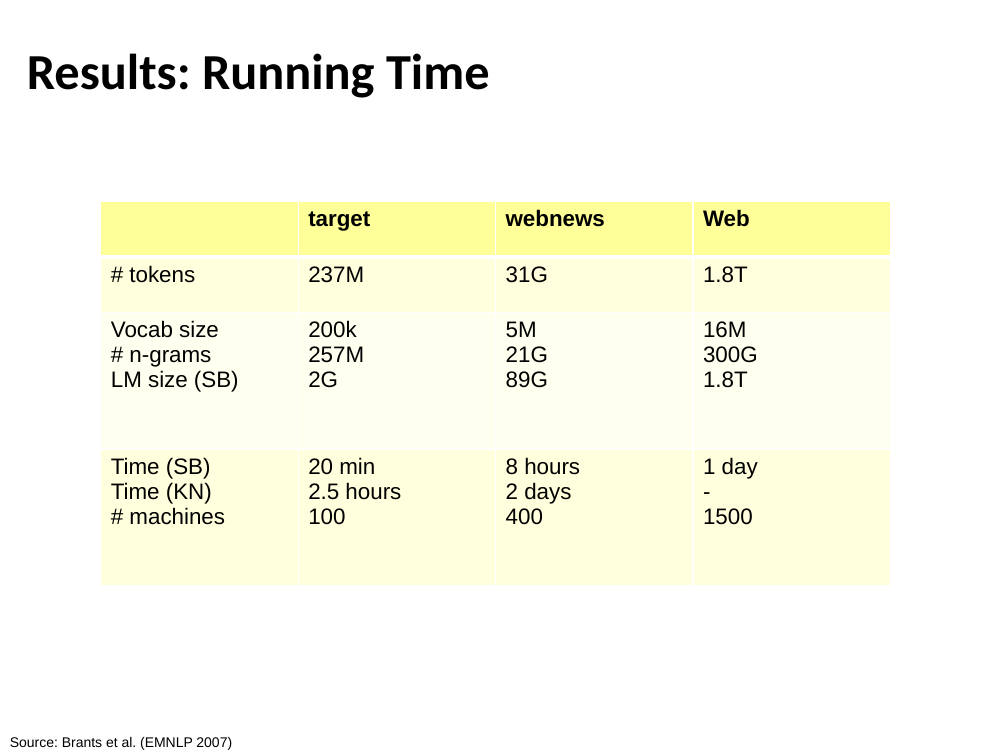
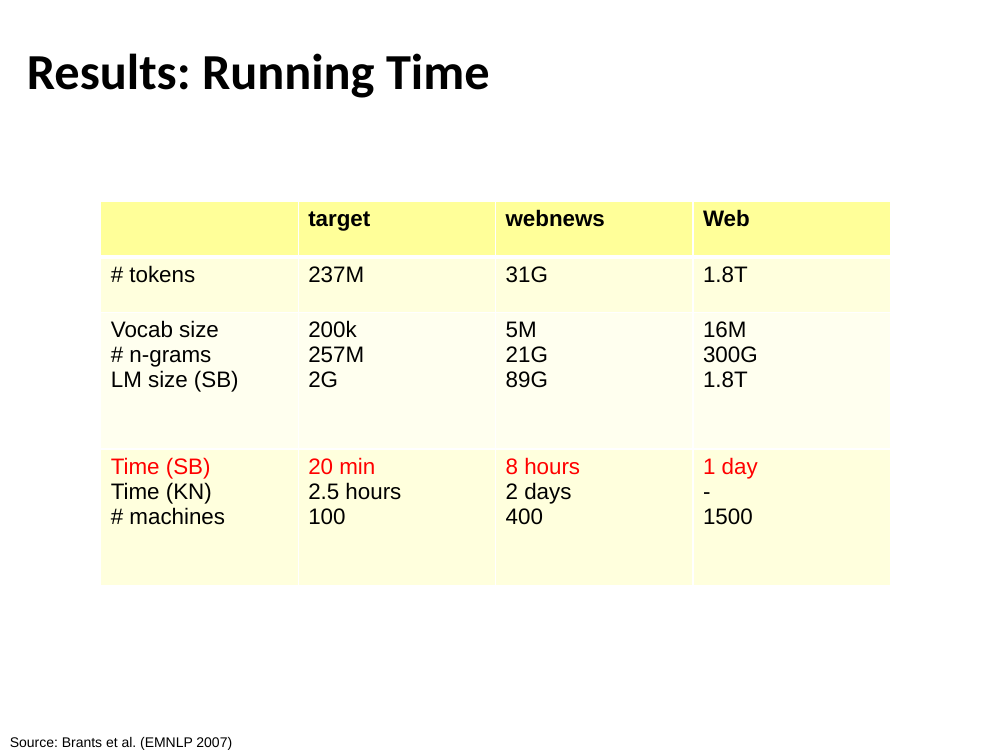
Before and after one commit to chriswjh/chriswjh.github.io, a slide deck: slide 56 of BDM/MapReduce_Algorithm.pptx. Drawn at 1008x756 pixels with LibreOffice and Linux fonts; fonts in the diff are those of the drawing. Boxes give left, top, right and bottom in pixels: in the first picture for what was removed or moved away, otherwise in the second. Text is boxed around its words. In the diff, an @@ line names an element or a change of style, - is before the commit and + after.

```diff
--- a/BDM/MapReduce_Algorithm.pptx
+++ b/BDM/MapReduce_Algorithm.pptx
@@ table at (101, 202, 891, 586) @@
@@ text colour #000000 to #FF0000 in "Time (SB)", "20 min", "8 hours", "1 day" @@
```
Also in this commit, not shown: 3 other slides changed.
